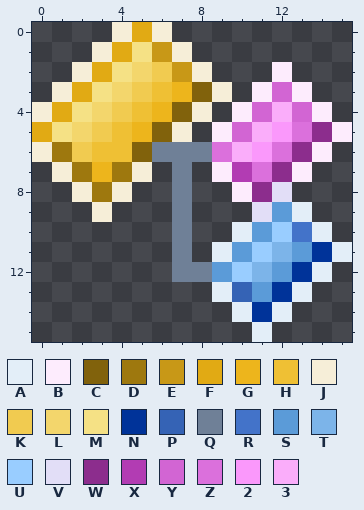
Pixel-art sprite -- generate/resources/images/favicon16.png. The picture above was drawn from the file before the commit.
The file is 16x16 pixels. Pixels under 10% opacity are left out. Colours within 5 levels of each other are drawn and written as one.
Palette (. is transparent): A #e3eef8  B #fdecfd  C #81620c  D #9e780e  E #c89817  F #e1aa14  G #edb51c  H #efc034  J #f6eed8  K #f1cb50  L #f3d66c  M #f5e185  N #003399  P #3563b5  Q #6f8097  R #4373c9  S #5b9bd8  T #7cb4e9  U #99cdff  V #e2def7  W #8c2d8d  X #b23cb3  Y #d265d3  Z #db70dc  2 #fa98fb  3 #faadfa
Once edited:
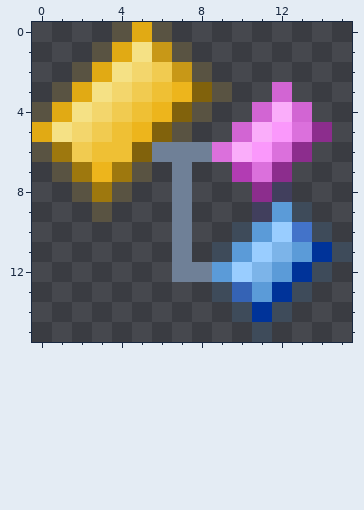
Difference:
colour A: #e3eef8 -> #0064bf1c
colour J: #f6eed8 -> #c4900027
colour V: #e2def7 -> #1f00c121
y 2: x 12 B -> .
y 3: x 11 B -> .; x 13 B -> .
y 4: x 10 B -> .; x 14 B -> .
y 5: x 9 B -> .; x 15 B -> .
y 6: x 14 B -> .
y 7: x 9 B -> .; x 13 B -> .
y 8: x 10 B -> .
